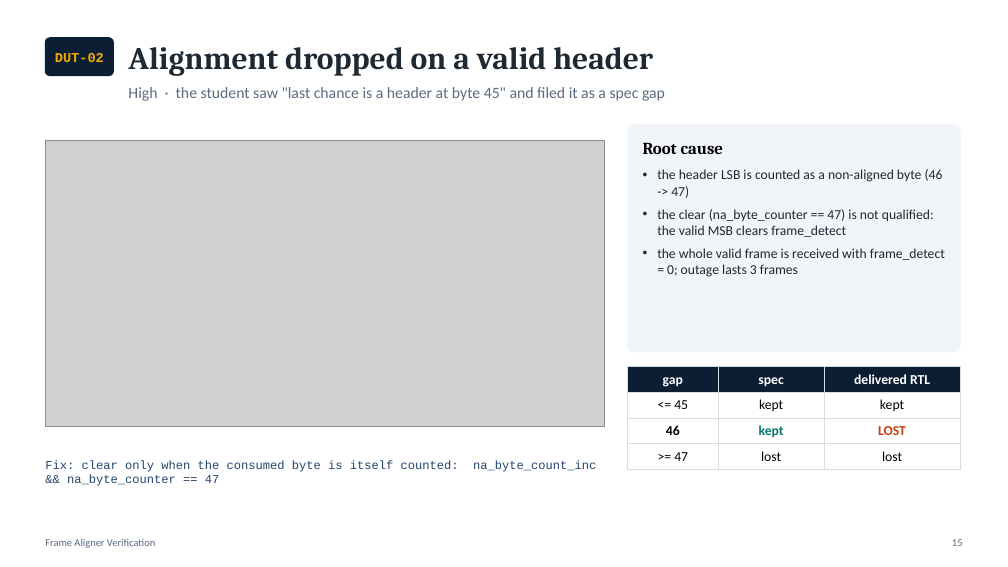
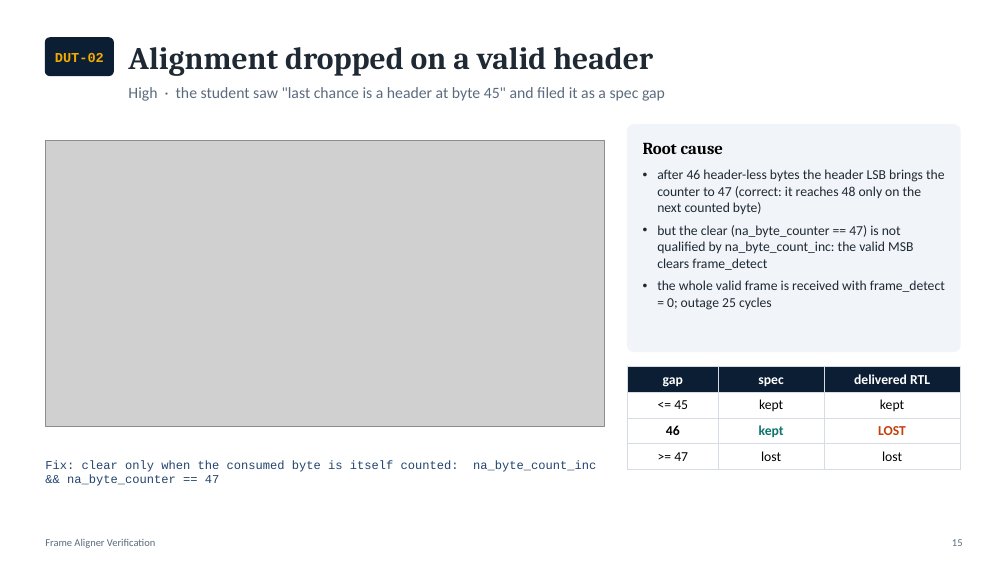
Before and after one commit to yakir1991/Frame-Aligner-verification, a slide deck: slide 15 of docs/Frame_Aligner_Verification.pptx. Drawn at 1008x567 pixels with LibreOffice and Linux fonts; fonts in the diff are those of the drawing; grey boxes stand for pictures. Boxes give left, top, right and bottom in pixels: in the first picture for what was removed or moved away, otherwise in the second. Text is boxed around its words. In the diff, an @@ line names an element or a change of style, - is before the commit and + after.

```diff
--- a/docs/Frame_Aligner_Verification.pptx
+++ b/docs/Frame_Aligner_Verification.pptx
@@ text at bbox=[657, 169, 945, 310]: text changed @@
-• the header LSB is counted as a non-aligned byte (46 -> 47)
-• the clear (na_byte_counter == 47) is not qualified: the valid MSB clears frame_detect
-• the whole valid frame is received with frame_detect = 0; outage lasts 3 frames
+• after 46 header-less bytes the header LSB brings the counter to 47 (correct: it reaches 48 only on the next counted byte)
+• but the clear (na_byte_counter == 47) is not qualified by na_byte_count_inc: the valid MSB clears frame_detect
+• the whole valid frame is received with frame_detect = 0; outage 25 cycles
```
Also in this commit, not shown: 12 other slides changed, 1 slide added, 8 other files.
